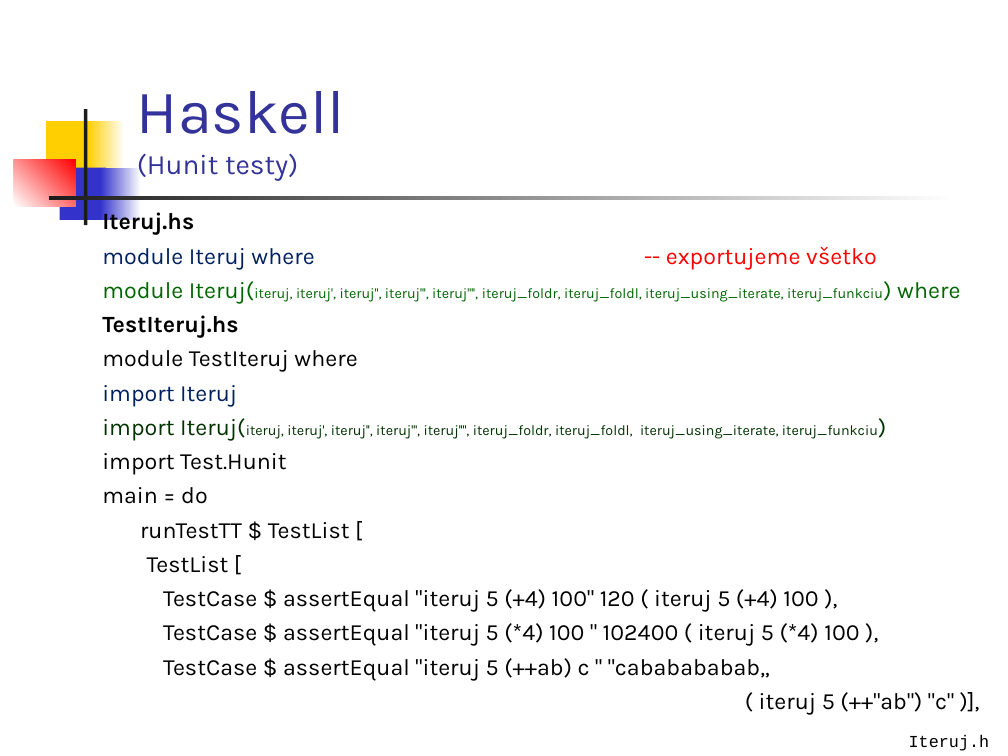
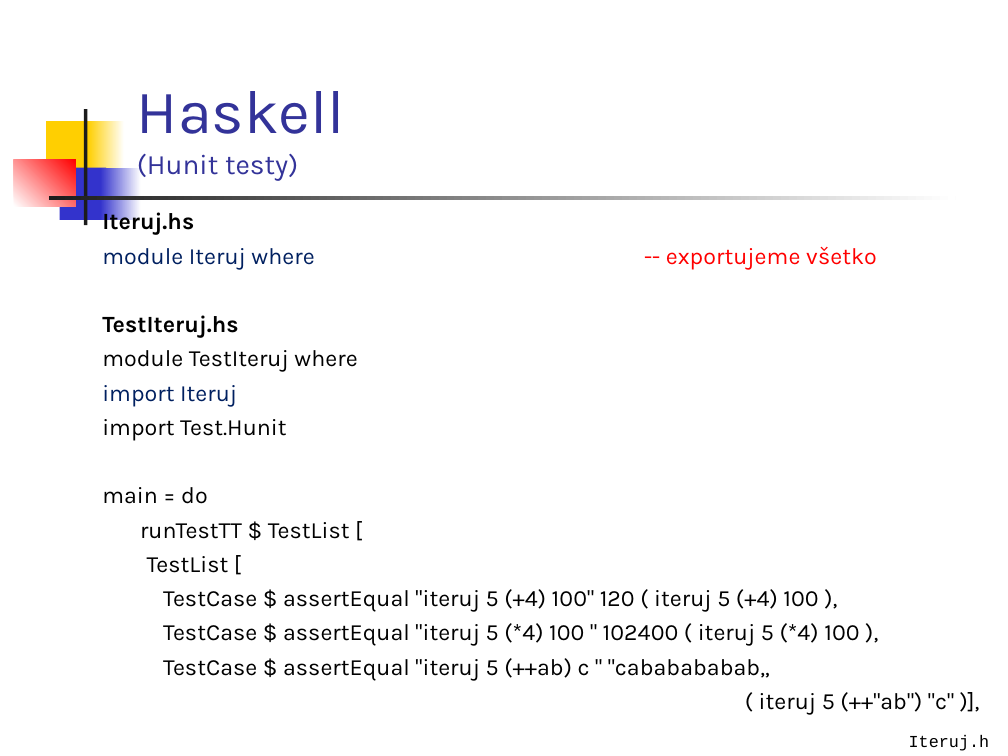
Before and after one commit to Funkcionalne/Prednasky, a slide deck: slide 47 of 01/01_fpro.ppt. Drawn at 1008x756 pixels with LibreOffice and Linux fonts; fonts in the diff are those of the drawing. Boxes give left, top, right and bottom in pixels: in the first picture for what was removed or moved away, otherwise in the second. Text is boxed around its words. In the diff, an @@ line names an element or a change of style, - is before the commit and + after.

```diff
--- a/01/01_fpro.ppt
+++ b/01/01_fpro.ppt
@@ text at box(102, 281, 960, 303): paragraph removed @@
-module Iteruj(iteruj, iteruj', iteruj'', iteruj''', iteruj'''', iteruj_foldr, iteruj_foldl, iteruj_using_iterate, iteruj_funkciu) where
@@ text at box(102, 418, 878, 440): paragraph removed @@
-import Iteruj(iteruj, iteruj', iteruj'', iteruj''', iteruj'''', iteruj_foldr, iteruj_foldl, iteruj_using_iterate, iteruj_funkciu)
```
Also in this commit, not shown: 5 other slides changed, 1 other file.
